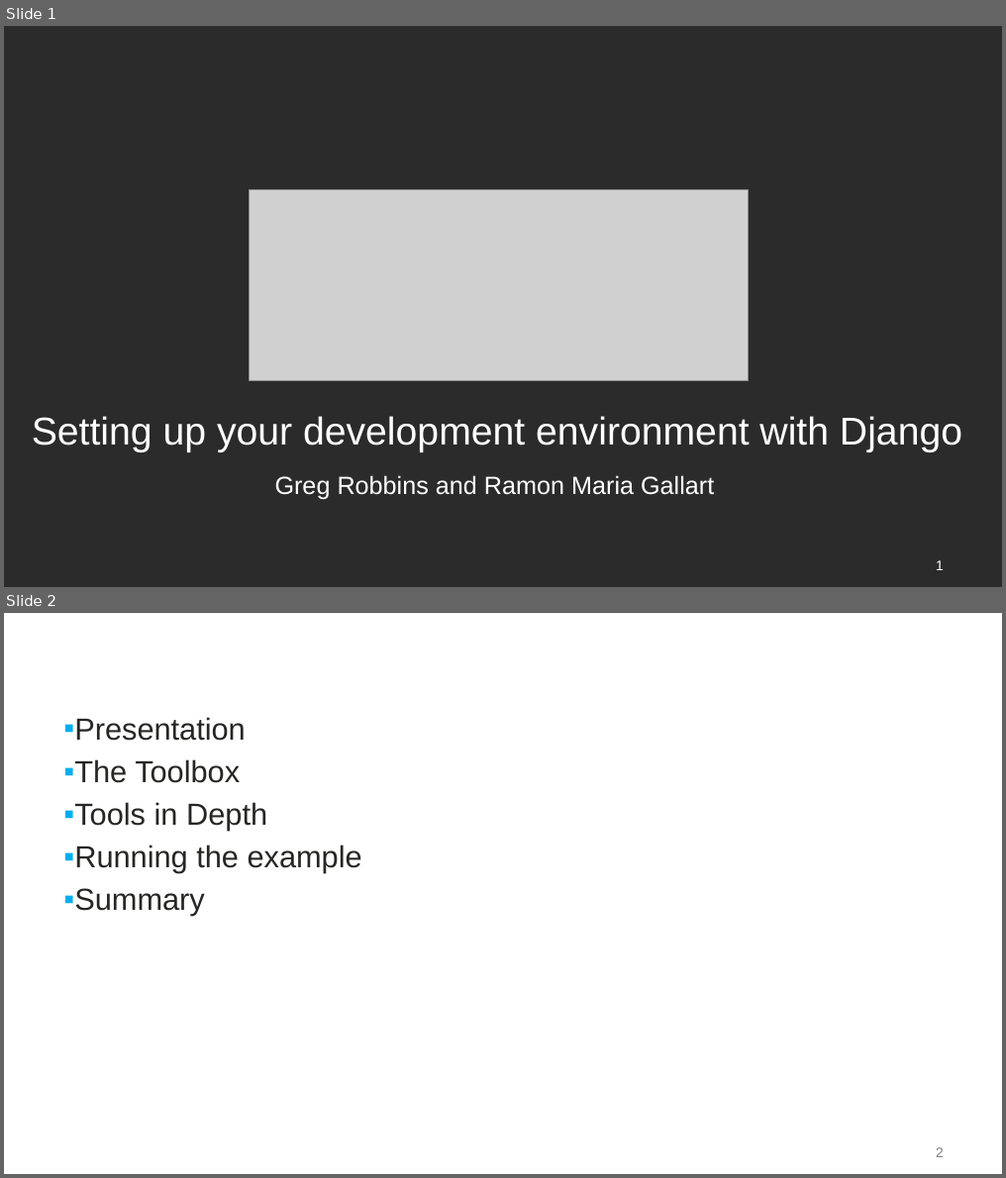
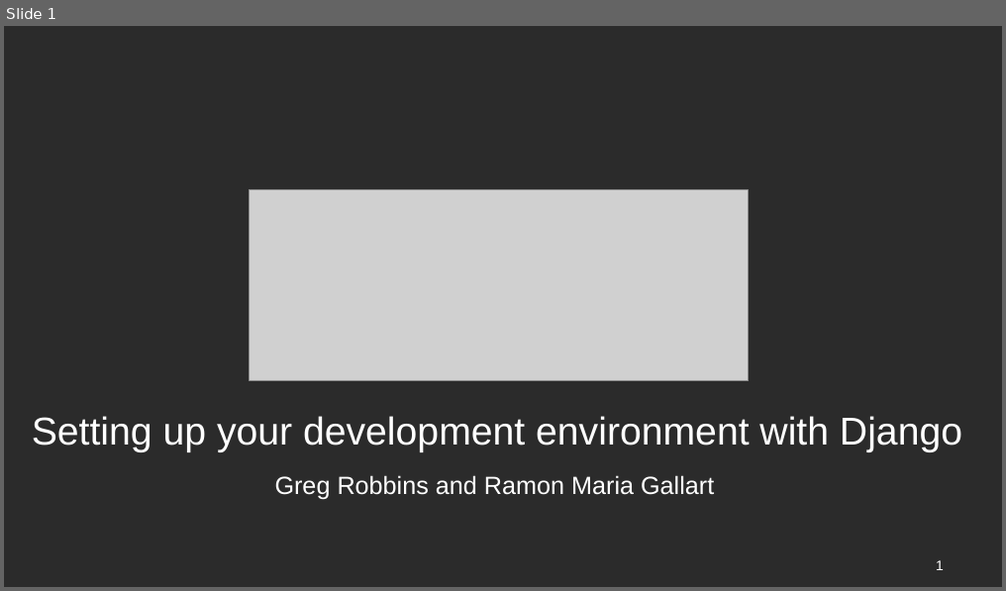
Before and after one commit to skawaii/DjangoCon2014, a slide deck: docs/DjangoCon_presentation.pptx. Shown one above the other, each under a label of ours: slides 1 and 2 before the commit, slide 1 after it. The pictures are 1006x1178 and 1006x591 pixels, drawn with LibreOffice and Linux fonts; fonts in the diff are those of the drawing; grey boxes stand for pictures; background and template pictures are left out; a plain dark background stands for a picture behind light text. Boxes give left, top, right and bottom in pixels: in the first picture for what was removed or moved away, otherwise in the second. Text is boxed around its words. In the diff, an @@ line names an element or a change of style, - is before the commit and + after.

```diff
--- a/docs/DjangoCon_presentation.pptx
+++ b/docs/DjangoCon_presentation.pptx
@@ slide 2 removed at [4,613,1002,1174], background picture (left out) @@
@@ title removed at [54,615,852,693] @@
-Index
@@ text removed at [63,717,362,916] @@
-▪ Presentation
-▪ The Toolbox
-▪ Tools in Depth
-▪ Running the example
-▪ Summary
@@ page number removed at [936,1148,944,1157] @@
-2
```
Also in this commit, not shown: 2 slides changed, 1 slide added.
